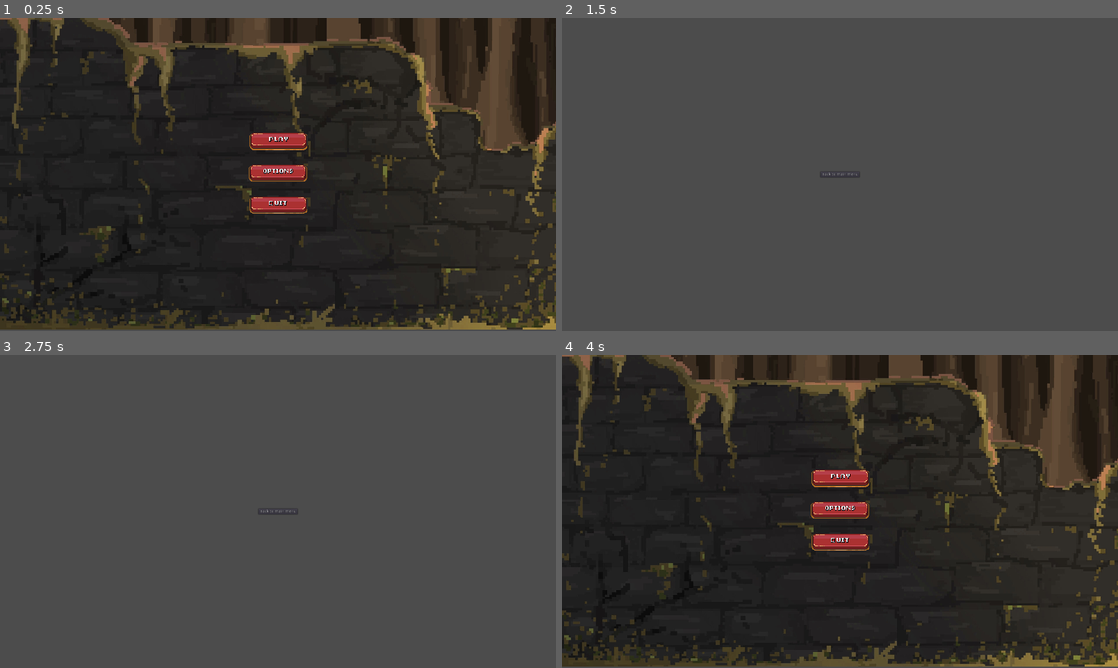
Above: before the commit, frames 1-4 (two rows, left to right).
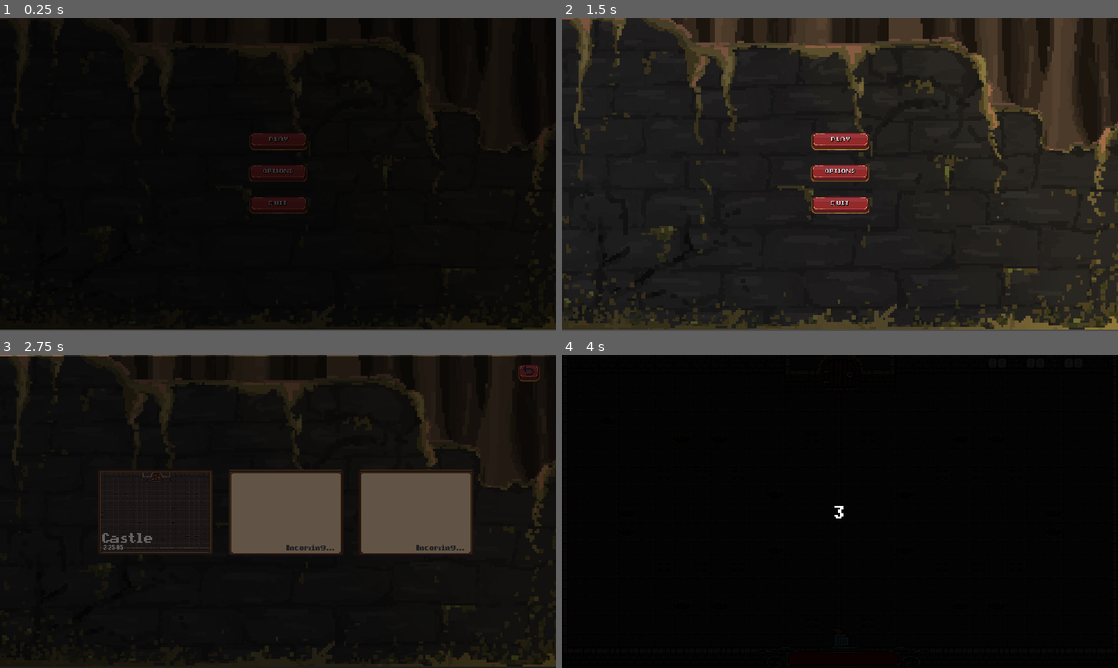
Above: after the commit, the same moments.

Repository: Thomas-Raveneau/SocialDungeons
Game: Godot game, scene res://Scenes/Menus/Main/Main.tscn
Same seed, same stepped clock (60 frames per second), same inputs: the game is played once before the commit and once after it.
Inputs (mouse positions are in pixels of both pictures, inside the frame that each line leads up to):
- Up to frame 1 (0.25 s): no input
- Up to frame 2 (1.5 s): click (840, 174) at 0.5 s; click (840, 143) at 1.27 s
- Up to frame 3 (2.75 s): click (278, 480) at 2.02 s
- Up to frame 4 (4 s): click (717, 511) at 2.75 s, where only the run after the commit has a clickable "2:25:05"; click (845, 511) at 3.5 s, where only the run after the commit has a clickable "Incoming..."

The runs differ from the first frame. In frame 1, 73% of the frame differs, in the area x 0-100%, y 0-100%; in frame 2, 99%; in frame 3, 90%; in frame 4, 92%.

Commit message:
[ADD] - Counting start

Diff:
--- a/Scenes/Maps/Castle/Castle.gd
+++ b/Scenes/Maps/Castle/Castle.gd
@@ -15,6 +15,17 @@
 var current_room_instance
 
 ################################################################################
+
+func _ready():
+	if (current_room_id < 0 or current_room_id > rooms.size() - 1):
+		current_room_id = 0
+
+	current_room_instance = rooms[current_room_id].instance()
+	add_child(current_room_instance)
+
+func _process(_delta: float):
+	if (Input.is_action_just_pressed("debug_button")):
+		current_room_instance.open_door()
 
 func handle_door_z_index(player_pos: Vector2) -> void:
 	var player_y = player_pos.y
@@ -35,14 +46,3 @@
 		return 0
 	else:
 		return -1 # No more room
-
-func _process(_delta: float):
-	if (Input.is_action_just_pressed("debug_button")):
-		current_room_instance.open_door()
-
-func _ready():
-	if (current_room_id < 0 or current_room_id > rooms.size() - 1):
-		current_room_id = 0
-
-	current_room_instance = rooms[current_room_id].instance()
-	add_child(current_room_instance)
--- a/Scenes/Maps/Main.gd
+++ b/Scenes/Maps/Main.gd
@@ -7,11 +7,20 @@
 onready var player = $Player
 onready var castle = $Castle
 onready var player_visibility = $Player/VisibilityNotifier2D
+onready var animation_player: AnimationPlayer = $AnimationPlayer
+onready var counting_animation_player: AnimationPlayer = $StartCountingAnimation
+onready var game_timer = $Timer
+
+# UTILS
+var going_next_room: bool = false
+var in_next_room: bool = false
 
 ################################################################################
 
 ### PRIVATE ###
 func _ready() -> void:
+	animation_player.play("fade_to_normal_start")
+	counting_animation_player.play("start_count")
 	set_player_to_spawn()
 
 func _process(_delta: float) -> void:
@@ -24,12 +33,27 @@
 func handle_player_room_exit() -> void:
 	castle.handle_door_z_index(player.position)
 
-	if (!player_visibility.is_on_screen()):
-		castle.next_room()
-		set_player_to_spawn()
+	if (!player_visibility.is_on_screen() and going_next_room == false):
+		if (!in_next_room):
+			animation_player.play("fade_to_black")
+			going_next_room = true
+		else:
+			animation_player.play("fade_to_normal")
+			in_next_room = false
 
 func get_player():
 	return player
 
 func get_player_pos() -> Vector2:
 	return player.position
+
+### SIGNALS ###
+func _on_AnimationPlayer_animation_finished(anim_name):
+	if (anim_name == "fade_to_black" and going_next_room == true):
+		set_player_to_spawn()
+		castle.next_room()
+		going_next_room = false
+		in_next_room = true
+
+func _on_StartCountingAnimation_animation_finished(anim_name):
+	game_timer.start()
--- a/Scenes/Maps/Main.tscn
+++ b/Scenes/Maps/Main.tscn
@@ -13,6 +13,84 @@
 [ext_resource path="res://Scenes/Menus/Main/Assets/button-ui-state1.png" type="Texture" id=11]
 [ext_resource path="res://Scenes/Systems/FX/CameraShake.gd" type="Script" id=12]
 
+[sub_resource type="Animation" id=3]
+resource_name = "fade_to_black"
+tracks/0/type = "value"
+tracks/0/path = NodePath("Node2D/ColorRect:color")
+tracks/0/interp = 1
+tracks/0/loop_wrap = true
+tracks/0/imported = false
+tracks/0/enabled = true
+tracks/0/keys = {
+"times": PoolRealArray( 0, 1 ),
+"transitions": PoolRealArray( 1, 1 ),
+"update": 0,
+"values": [ Color( 0, 0, 0, 0 ), Color( 0, 0, 0, 1 ) ]
+}
+
+[sub_resource type="Animation" id=2]
+resource_name = "fade_to_normal"
+tracks/0/type = "value"
+tracks/0/path = NodePath("Node2D/ColorRect:color")
+tracks/0/interp = 1
+tracks/0/loop_wrap = true
+tracks/0/imported = false
+tracks/0/enabled = true
+tracks/0/keys = {
+"times": PoolRealArray( 0, 1 ),
+"transitions": PoolRealArray( 1, 1 ),
+"update": 0,
+"values": [ Color( 0, 0, 0, 1 ), Color( 0, 0, 0, 0 ) ]
+}
+
+[sub_resource type="Animation" id=9]
+resource_name = "fade_to_normal_start"
+length = 3.0
+tracks/0/type = "value"
+tracks/0/path = NodePath("Node2D/ColorRect:color")
+tracks/0/interp = 1
+tracks/0/loop_wrap = true
+tracks/0/imported = false
+tracks/0/enabled = true
+tracks/0/keys = {
+"times": PoolRealArray( 0, 3 ),
+"transitions": PoolRealArray( 1, 1 ),
+"update": 0,
+"values": [ Color( 0, 0, 0, 1 ), Color( 0, 0, 0, 0 ) ]
+}
+
+[sub_resource type="Animation" id=8]
+resource_name = "start_count"
+length = 3.0
+tracks/0/type = "value"
+tracks/0/path = NodePath("Node2D/CountingStart:custom_fonts/font:size")
+tracks/0/interp = 1
+tracks/0/loop_wrap = true
+tracks/0/imported = false
+tracks/0/enabled = true
+tracks/0/keys = {
+"times": PoolRealArray( 0, 0.5, 1, 1.5, 2, 2.5, 3 ),
+"transitions": PoolRealArray( 1, 1, 1, 1, 1, 1, 1 ),
+"update": 0,
+"values": [ 1, 150, 1, 150, 1, 150, 1 ]
+}
+tracks/1/type = "value"
+tracks/1/path = NodePath("Node2D/CountingStart:text")
+tracks/1/interp = 1
+tracks/1/loop_wrap = true
+tracks/1/imported = false
+tracks/1/enabled = true
+tracks/1/keys = {
+"times": PoolRealArray( 0, 1, 2, 3 ),
+"transitions": PoolRealArray( 1, 1, 1, 1 ),
+"update": 2,
+"values": [ "3", "2", "1", "" ]
+}
+
+[sub_resource type="DynamicFont" id=5]
+size = 1
+font_data = ExtResource( 7 )
+
 [sub_resource type="DynamicFont" id=1]
 size = 24
 use_filter = true
@@ -21,8 +99,16 @@
 [node name="Main" type="Node2D"]
 script = ExtResource( 2 )
 
+[node name="AnimationPlayer" type="AnimationPlayer" parent="."]
+anims/fade_to_black = SubResource( 3 )
+anims/fade_to_normal = SubResource( 2 )
+anims/fade_to_normal_start = SubResource( 9 )
+
+[node name="StartCountingAnimation" type="AnimationPlayer" parent="."]
+anims/start_count = SubResource( 8 )
+
 [node name="Node2D" type="Node2D" parent="."]
-position = Vector2( 950, 630.739 )
+position = Vector2( 950, 630 )
 z_index = 3
 
 [node name="HealthBar" parent="Node2D" instance=ExtResource( 3 )]
@@ -35,6 +121,29 @@
 margin_right = 118.794
 margin_bottom = 492.146
 
+[node name="ColorRect" type="ColorRect" parent="Node2D"]
+margin_left = -950.0
+margin_top = -630.739
+margin_right = 970.0
+margin_bottom = 449.261
+mouse_filter = 2
+color = Color( 0, 0, 0, 0 )
+__meta__ = {
+"_edit_use_anchors_": false
+}
+
+[node name="CountingStart" type="Label" parent="Node2D"]
+margin_left = -950.0
+margin_top = -630.0
+margin_right = 970.0
+margin_bottom = 450.0
+custom_fonts/font = SubResource( 5 )
+align = 1
+valign = 1
+__meta__ = {
+"_edit_use_anchors_": false
+}
+
 [node name="CameraScene" type="Camera2D" parent="."]
 position = Vector2( 960, 540 )
 current = true
@@ -103,6 +212,8 @@
 texture_normal = ExtResource( 9 )
 texture_pressed = ExtResource( 8 )
 
+[connection signal="animation_finished" from="AnimationPlayer" to="." method="_on_AnimationPlayer_animation_finished"]
+[connection signal="animation_finished" from="StartCountingAnimation" to="." method="_on_StartCountingAnimation_animation_finished"]
 [connection signal="hp_changed" from="Player" to="Node2D/HealthBar" method="_on_Player_hp_changed"]
 [connection signal="pressed" from="CanvasLayer/Pause/VBoxContainer/ResumePauseButton" to="CanvasLayer/Pause" method="_on_ResumePauseButton_pressed"]
 [connection signal="pressed" from="CanvasLayer/Pause/VBoxContainer/QuitPauseButton" to="CanvasLayer/Pause" method="_on_QuitPauseButton_pressed"]
--- a/Scenes/Menus/Level_Selector_Menu/Level1Selector.gd
+++ b/Scenes/Menus/Level_Selector_Menu/Level1Selector.gd
@@ -7,7 +7,7 @@
 
 # Called when the node enters the scene tree for the first time.
 func _ready() -> void:
-	get_node("Label").set_text('Current highscore for Dungeon1: ' + str(Save.currentHighScore))
+#	$Score.set_text(str(Save.currentHighScore))
 	pass # Replace with function body.
 
 
--- a/Scenes/Menus/Level_Selector_Menu/Level_Selector.gd
+++ b/Scenes/Menus/Level_Selector_Menu/Level_Selector.gd
@@ -1,39 +1,36 @@
 extends Control
 
+################################################################################
 
+# SCENES
 const MAIN_MENU_SCENE = "res://Scenes/Menus/Main/Main.tscn"
 const LEVEL1_SCENE = "res://Scenes/Maps/Main.tscn"
-# Declare member variables here. Examples:
-# var a: int = 2
-# var b: String = "text"
 
+# NODES
+onready var animation_player: AnimationPlayer = $AnimationPlayer
 
-# Called when the node enters the scene tree for the first time.
+# UTILS
+var MOVING_INTO_SCENE
+
+################################################################################
+
 func _ready() -> void:
-	pass # Replace with function body.
-
-
-# Called every frame. 'delta' is the elapsed time since the previous frame.
-#func _process(delta: float) -> void:
-#	pass
-
+	animation_player.play("fade_to_normal")
 
 func _on_Level1Selector_pressed() -> void:
 	print("Selected Level 1")
-	get_tree().change_scene(LEVEL1_SCENE)
-	pass # Replace with function body.
-
+	animation_player.play("fade_to_black")
+	MOVING_INTO_SCENE = LEVEL1_SCENE
 
 func _on_Level2Selector_pressed() -> void:
 	print("Selected Level 2")
-	pass # Replace with function body.
-
 
 func _on_Level3Selector_pressed() -> void:
 	print("Selected Level 3")
-	pass # Replace with function body.
-
 
 func _on_ReturnButton_pressed() -> void:
 	get_tree().change_scene(MAIN_MENU_SCENE)
-	pass # Replace with function body.
+
+func _on_AnimationPlayer_animation_finished(anim_name):
+	if (anim_name == "fade_to_black"):
+		get_tree().change_scene(MOVING_INTO_SCENE)
--- a/Scenes/Menus/Level_Selector_Menu/Level_Selector.tscn
+++ b/Scenes/Menus/Level_Selector_Menu/Level_Selector.tscn
@@ -11,8 +11,42 @@
 [ext_resource path="res://Scenes/Menus/Level_Selector_Menu/Assets/castle_selector_sprite2.png" type="Texture" id=9]
 [ext_resource path="res://Scenes/Menus/Level_Selector_Menu/Assets/castle_selector_sprite1.png" type="Texture" id=10]
 
+[sub_resource type="Animation" id=4]
+resource_name = "fade_to_black"
+tracks/0/type = "value"
+tracks/0/path = NodePath("ColorRect:color")
+tracks/0/interp = 1
+tracks/0/loop_wrap = true
+tracks/0/imported = false
+tracks/0/enabled = true
+tracks/0/keys = {
+"times": PoolRealArray( 0, 1 ),
+"transitions": PoolRealArray( 1, 1 ),
+"update": 0,
+"values": [ Color( 0, 0, 0, 0 ), Color( 0, 0, 0, 1 ) ]
+}
+
+[sub_resource type="Animation" id=5]
+resource_name = "fade_to_normal"
+tracks/0/type = "value"
+tracks/0/path = NodePath("ColorRect:color")
+tracks/0/interp = 1
+tracks/0/loop_wrap = true
+tracks/0/imported = false
+tracks/0/enabled = true
+tracks/0/keys = {
+"times": PoolRealArray( 0, 1 ),
+"transitions": PoolRealArray( 1, 1 ),
+"update": 0,
+"values": [ Color( 0, 0, 0, 1 ), Color( 0, 0, 0, 0 ) ]
+}
+
 [sub_resource type="DynamicFont" id=1]
-size = 12
+size = 18
+font_data = ExtResource( 8 )
+
+[sub_resource type="DynamicFont" id=3]
+size = 40
 font_data = ExtResource( 8 )
 
 [sub_resource type="DynamicFont" id=2]
@@ -30,6 +64,10 @@
 __meta__ = {
 "_edit_use_anchors_": false
 }
+
+[node name="AnimationPlayer" type="AnimationPlayer" parent="."]
+anims/fade_to_black = SubResource( 4 )
+anims/fade_to_normal = SubResource( 5 )
 
 [node name="TextureRect" type="TextureRect" parent="."]
 margin_top = -5.0
@@ -62,12 +100,24 @@
 stretch_mode = 1
 script = ExtResource( 7 )
 
-[node name="Label" type="Label" parent="VBoxContainer/Level1Selector"]
-margin_left = 27.6375
-margin_top = 59.0269
-margin_right = 187.637
-margin_bottom = 188.027
+[node name="Score" type="Label" parent="VBoxContainer/Level1Selector"]
+margin_left = 30.0316
+margin_top = 259.146
+margin_right = 103.032
+margin_bottom = 279.146
 custom_fonts/font = SubResource( 1 )
+text = "2:25:05"
+__meta__ = {
+"_edit_use_anchors_": false
+}
+
+[node name="DungeonName" type="Label" parent="VBoxContainer/Level1Selector"]
+margin_left = 27.1293
+margin_top = 213.84
+margin_right = 212.129
+margin_bottom = 253.84
+custom_fonts/font = SubResource( 3 )
+text = "Castle"
 __meta__ = {
 "_edit_use_anchors_": false
 }
@@ -123,6 +173,16 @@
 "_edit_use_anchors_": false
 }
 
+[node name="ColorRect" type="ColorRect" parent="."]
+anchor_right = 1.0
+anchor_bottom = 1.0
+mouse_filter = 2
+color = Color( 0, 0, 0, 1 )
+__meta__ = {
+"_edit_use_anchors_": false
+}
+
+[connection signal="animation_finished" from="AnimationPlayer" to="." method="_on_AnimationPlayer_animation_finished"]
 [connection signal="pressed" from="VBoxContainer/Level1Selector" to="." method="_on_Level1Selector_pressed"]
 [connection signal="pressed" from="VBoxContainer/Level2Selector" to="." method="_on_Level2Selector_pressed"]
 [connection signal="pressed" from="VBoxContainer/Level3Selector" to="." method="_on_Level3Selector_pressed"]
--- a/Scenes/Menus/Main/Main.gd
+++ b/Scenes/Menus/Main/Main.gd
@@ -7,19 +7,31 @@
 const LEVEL_SCENE = "res://Scenes/Menus/Level_Selector_Menu/Level_Selector.tscn"
 const SETTINGS_MENU_SCENE = "res://Scenes/Menus/Settings/Settings.tscn"
 
+# NODES
+onready var animation_player: AnimationPlayer = $AnimationPlayer
+
+# UTILS
+var MOVING_INTO_SCENE
+
 ################################################################################
 
 func _ready():
-	pass
+	animation_player.play("fade_to_normal")
 
 func _on_ContinueButton_pressed():
 	print("Continue button pressed")
 
 func _on_PlayButton_pressed():
-	get_tree().change_scene(LEVEL_SCENE)
+	MOVING_INTO_SCENE = LEVEL_SCENE
+	animation_player.play("fade_to_black")
 
 func _on_SettingsButton_pressed():
-	get_tree().change_scene(SETTINGS_MENU_SCENE)
+	MOVING_INTO_SCENE = SETTINGS_MENU_SCENE
 
 func _on_QuitButton_pressed() -> void:
 	get_tree().quit()
+
+### SIGNALS ###
+func _on_AnimationPlayer_animation_finished(anim_name):
+	if (anim_name == "fade_to_black"):
+		get_tree().change_scene(MOVING_INTO_SCENE)
--- a/Scenes/Menus/Main/Main.tscn
+++ b/Scenes/Menus/Main/Main.tscn
@@ -8,6 +8,36 @@
 [ext_resource path="res://Scenes/Menus/Main/Assets/button-ui-quit2.png" type="Texture" id=7]
 [ext_resource path="res://Scenes/Menus/Main/Assets/Button-ui-Options2.png" type="Texture" id=8]
 [ext_resource path="res://Scenes/Menus/Main/Assets/backgroundMenu.jpg" type="Texture" id=9]
+
+[sub_resource type="Animation" id=1]
+resource_name = "fade_to_black"
+tracks/0/type = "value"
+tracks/0/path = NodePath("ColorRect:color")
+tracks/0/interp = 1
+tracks/0/loop_wrap = true
+tracks/0/imported = false
+tracks/0/enabled = true
+tracks/0/keys = {
+"times": PoolRealArray( 0, 1 ),
+"transitions": PoolRealArray( 1, 1 ),
+"update": 0,
+"values": [ Color( 0, 0, 0, 0 ), Color( 0, 0, 0, 1 ) ]
+}
+
+[sub_resource type="Animation" id=2]
+resource_name = "fade_to_normal"
+tracks/0/type = "value"
+tracks/0/path = NodePath("ColorRect:color")
+tracks/0/interp = 1
+tracks/0/loop_wrap = true
+tracks/0/imported = false
+tracks/0/enabled = true
+tracks/0/keys = {
+"times": PoolRealArray( 0, 1 ),
+"transitions": PoolRealArray( 1, 1 ),
+"update": 0,
+"values": [ Color( 0, 0, 0, 1 ), Color( 0, 0, 0, 0 ) ]
+}
 
 [node name="Main" type="MarginContainer"]
 anchor_right = 1.0
@@ -24,6 +54,10 @@
 __meta__ = {
 "_edit_use_anchors_": false
 }
+
+[node name="AnimationPlayer" type="AnimationPlayer" parent="."]
+anims/fade_to_black = SubResource( 1 )
+anims/fade_to_normal = SubResource( 2 )
 
 [node name="TextureRect" type="TextureRect" parent="."]
 margin_left = 100.0
@@ -91,6 +125,15 @@
 margin_bottom = 545.0
 text = "game_image_placeholder"
 
+[node name="ColorRect" type="ColorRect" parent="."]
+margin_left = 100.0
+margin_top = 100.0
+margin_right = 2020.0
+margin_bottom = 1176.0
+mouse_filter = 2
+color = Color( 0, 0, 0, 1 )
+
+[connection signal="animation_finished" from="AnimationPlayer" to="." method="_on_AnimationPlayer_animation_finished"]
 [connection signal="pressed" from="HBoxContainer/CenterContainerLeft/VBoxContainer/PlayButton" to="." method="_on_PlayButton_pressed"]
 [connection signal="pressed" from="HBoxContainer/CenterContainerLeft/VBoxContainer/SettingsButton" to="." method="_on_SettingsButton_pressed"]
 [connection signal="pressed" from="HBoxContainer/CenterContainerLeft/VBoxContainer/QuitButton" to="." method="_on_QuitButton_pressed"]
--- a/Scenes/Systems/Timer.gd
+++ b/Scenes/Systems/Timer.gd
@@ -4,8 +4,10 @@
 var time: float = 0
 var score = 0 setget set_score
 
+### PRIVATE ###
 func _ready():
-	timer_state = true
+	timer_state = false
+	text = "00 : 00 : 00"
 
 func _process(delta):
 	if (timer_state == true):
@@ -17,6 +19,10 @@
 		text = "%02d : %02d : %03d" % [minutes, seconds, milliseconds]
 		set_score(int(minutes * 10))
 
+### PUBLIC ###
+func start():
+	timer_state = true
+
 func set_score(new_value):
 	return
 	score = new_value
Not shown: 1 places in Scenes/Maps/Main.tscn that only renumber resources
Not shown: 1 places in Scenes/Menus/Level_Selector_Menu/Level_Selector.tscn that only renumber resources
Not shown: 1 places in Scenes/Menus/Main/Main.tscn that only renumber resources
